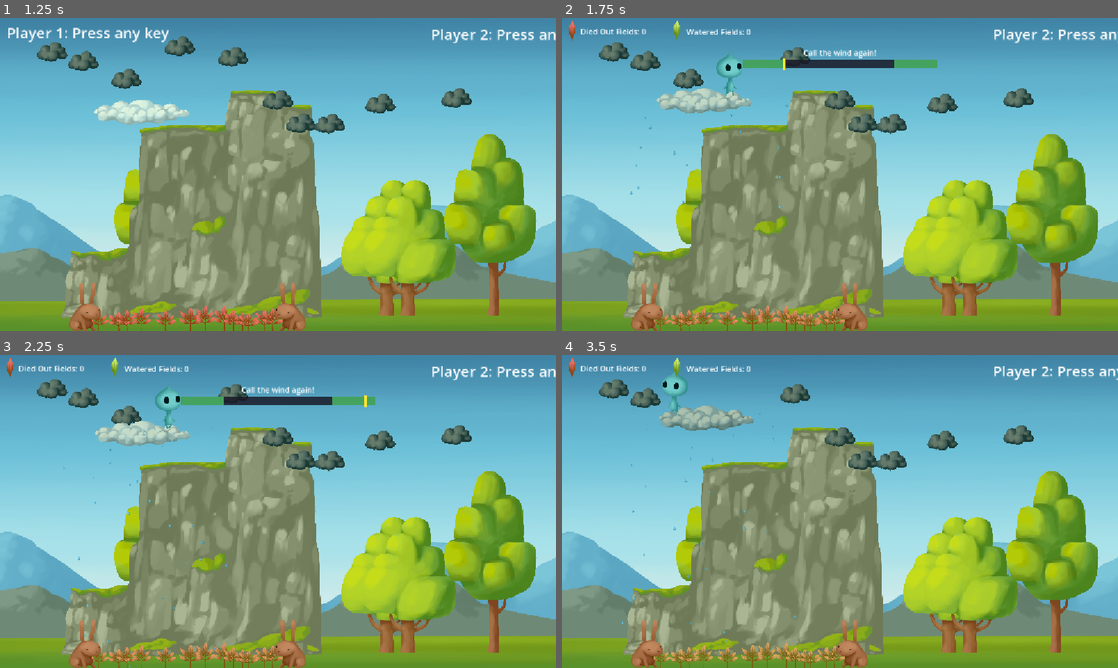
Above: before the commit, frames 1-4 (two rows, left to right).
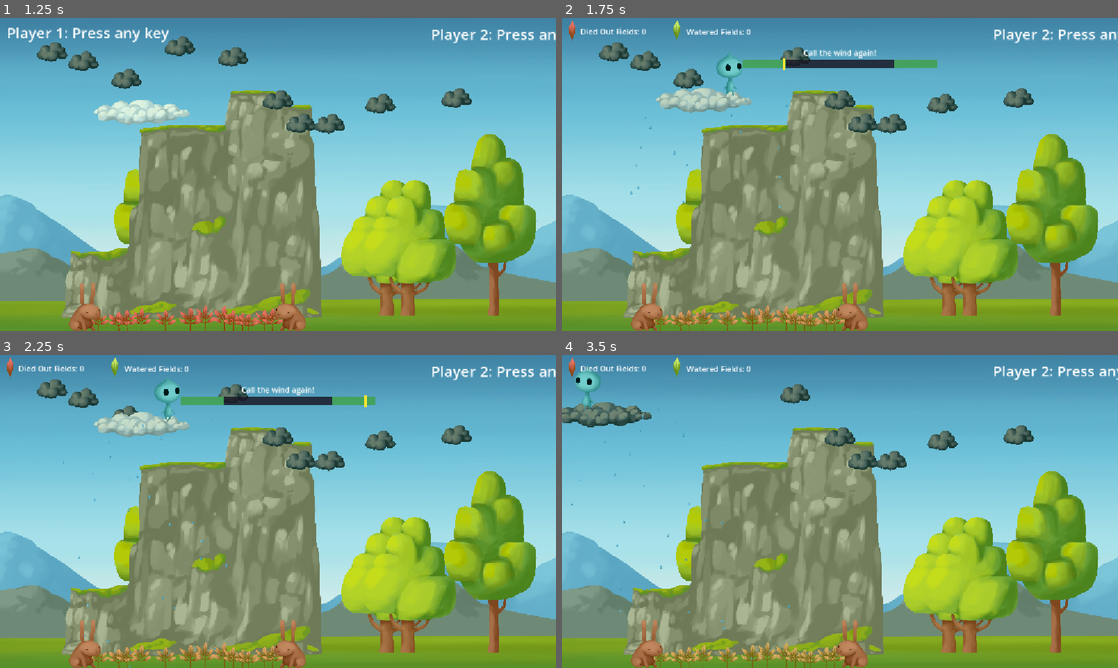
Above: after the commit, the same moments.

Repository: savenger/spirits-of-the-cloud
Game: Godot game, scene res://main.tscn
Same seed, same stepped clock (60 frames per second), same inputs: the game is played once before the commit and once after it.
Inputs:
- Up to frame 1 (1.25 s): click "Start" at 0.5 s
- Up to frame 2 (1.75 s): tap Enter at 1.25 s; hold D (move_right) from 1.28 s (still down); hold Q (call_wind) from 1.28 s (still down); tap Space (jump) at 1.52 s
- Up to frame 3 (2.25 s): keep holding D (move_right); tap Enter at 2 s; release Q (call_wind) at 2.03 s; tap E (influence_weather) at 2.1 s
- Up to frame 4 (3.5 s): tap Space (jump) at 2.27 s; tap Enter at 2.75 s; release D (move_right) at 2.78 s; hold A (move_left) from 2.78 s (still down); hold Q (call_wind) from 2.78 s (still down)

Frame 1 is identical in both runs. In frame 2, 0.1% of the frame differs, in the area x 16-35%, y 22-31%; in frame 3, 1.6%; in frame 4, 2.9%, in the area x 0-43%, y 4-98%.

Commit message:
fixing music

Diff:
--- a/HUD/HUD.tscn
+++ b/HUD/HUD.tscn
@@ -34,6 +34,18 @@
 "update": 0,
 "values": [Vector2(1, 1)]
 }
+tracks/2/type = "value"
+tracks/2/imported = false
+tracks/2/enabled = true
+tracks/2/path = NodePath("lblNextField:scale")
+tracks/2/interp = 1
+tracks/2/loop_wrap = true
+tracks/2/keys = {
+"times": PackedFloat32Array(0),
+"transitions": PackedFloat32Array(1),
+"update": 0,
+"values": [Vector2(1.0023537, 1.0023537)]
+}
 
 [sub_resource type="Animation" id="Animation_amwvk"]
 resource_name = "player_info"
@@ -58,6 +70,18 @@
 tracks/1/loop_wrap = true
 tracks/1/keys = {
 "times": PackedFloat32Array(0, 0.5, 1),
+"transitions": PackedFloat32Array(1, 1, 1),
+"update": 0,
+"values": [Vector2(1, 1), Vector2(1.04, 1.04), Vector2(1, 1)]
+}
+tracks/2/type = "value"
+tracks/2/imported = false
+tracks/2/enabled = true
+tracks/2/path = NodePath("lblNextField:scale")
+tracks/2/interp = 1
+tracks/2/loop_wrap = true
+tracks/2/keys = {
+"times": PackedFloat32Array(0.0009999999, 0.5, 1),
 "transitions": PackedFloat32Array(1, 1, 1),
 "update": 0,
 "values": [Vector2(1, 1), Vector2(1.04, 1.04), Vector2(1, 1)]
@@ -87,6 +111,16 @@
 offset_bottom = 48.0
 theme_override_font_sizes/font_size = 30
 text = "Player 2: Press any key"
+
+[node name="lblNextField" type="Label" parent="." unique_id=400560325]
+visible = false
+offset_left = 453.99988
+offset_top = 309.00003
+offset_right = 693.9999
+offset_bottom = 346.00003
+scale = Vector2(1.0023537, 1.0023537)
+theme_override_font_sizes/font_size = 30
+text = "Rush to the next field!"
 
 [node name="Stats" type="Control" parent="." unique_id=1409381553]
 visible = false
--- a/HUD/hud.gd
+++ b/HUD/hud.gd
@@ -1,12 +1,23 @@
 extends CanvasLayer
+
+var timer = Timer.new()
 
 func _ready() -> void:
 	Global.field_fully_watered.connect(on_field_fully_watered)
 	Global.field_lost.connect(on_field_lost)
+	timer.wait_time = 3
+	timer.one_shot = true
+	timer.timeout.connect(hide_field_info)
+	add_child(timer)
+
+func hide_field_info():
+	$lblNextField.visible = false
 
 func on_field_fully_watered(offset):
 	Global.fields_saved += 1
 	update_stats()
+	$lblNextField.visible = true
+	timer.start()
 
 func on_field_lost(offset):
 	Global.fields_lost += 1
@@ -14,6 +25,9 @@
 
 	if Global.fields_lost >= Global.FIELDS_LOST_MAX:
 		Global.game_over.emit()
+	else:
+		$lblNextField.visible = true
+		timer.start()
 
 func update_stats():
 	$Stats/lblWateredFields.text = "Saved Fields: " + str(Global.fields_saved)
--- a/Level/field.gd
+++ b/Level/field.gd
@@ -1,6 +1,6 @@
 extends Node2D
 
-var water_level := 2.0
+var water_level := 3.0
 
 var plant_template = preload("res://Level/plant.tscn")
 var flower_template = preload("res://Level/flower.tscn")
@@ -61,7 +61,8 @@
 
 func _ready():
 	generate_field()
-	timer.wait_time = 0.4
+	timer.wait_time = 1.0 - ((Global.fields_saved + Global.fields_lost) * 0.05)
+	timer.wait_time = max(0.2, timer.wait_time)
 	timer.timeout.connect(_on_timer_fade_timeout)
 	add_child(timer)
 	timer.start()
--- a/Player/cloud.tscn
+++ b/Player/cloud.tscn
@@ -31,7 +31,6 @@
 
 [node name="Cloud" type="AnimatableBody2D" unique_id=665632278]
 collision_layer = 3
-collision_mask = 0
 sync_to_physics = false
 script = ExtResource("1_12sru")
 
--- a/main.tscn
+++ b/main.tscn
@@ -12,6 +12,7 @@
 [ext_resource type="PackedScene" uid="uid://dy70fnpudmt3b" path="res://Player/cloud.tscn" id="9_cloud"]
 [ext_resource type="Texture2D" uid="uid://jsjd15jrvu6k" path="res://Assets/Paralax background_1.png" id="11_dg77c"]
 [ext_resource type="Texture2D" uid="uid://bj45kcu44p47r" path="res://Assets/Paralax background_2.png" id="12_ycdy4"]
+[ext_resource type="AudioStream" uid="uid://cn4cjfceid8a" path="res://Assets/music_moreorless.mp3" id="13_ycdy4"]
 
 [node name="Main" type="Node2D" unique_id=327813465]
 script = ExtResource("1_main")
@@ -30,11 +31,9 @@
 
 [node name="Player1" parent="World" unique_id=1579585161 instance=ExtResource("3_h2yge")]
 position = Vector2(1047, -300)
-collision_layer = 5
 
 [node name="Player2" parent="World" unique_id=174323348 instance=ExtResource("3_h2yge")]
 position = Vector2(1755, -312)
-collision_layer = 5
 spirit_type = 1
 
 [node name="Camera2D" type="Camera2D" parent="World" unique_id=814555869 node_paths=PackedStringArray("object1", "object2") groups=["camera"]]
@@ -84,3 +83,10 @@
 texture = ExtResource("7_272bh")
 
 [node name="Mainmenu" parent="." unique_id=216117690 instance=ExtResource("8_5vw27")]
+
+[node name="AudioStreamPlayer2DMusic" type="AudioStreamPlayer2D" parent="." unique_id=1293353737]
+process_mode = 3
+stream = ExtResource("13_ycdy4")
+autoplay = true
+max_distance = 8000.0
+bus = &"Music"
Not shown, added: Assets/music_moreorless.mp3.import
Not shown, added: Assets/music_moreorless.mp3
